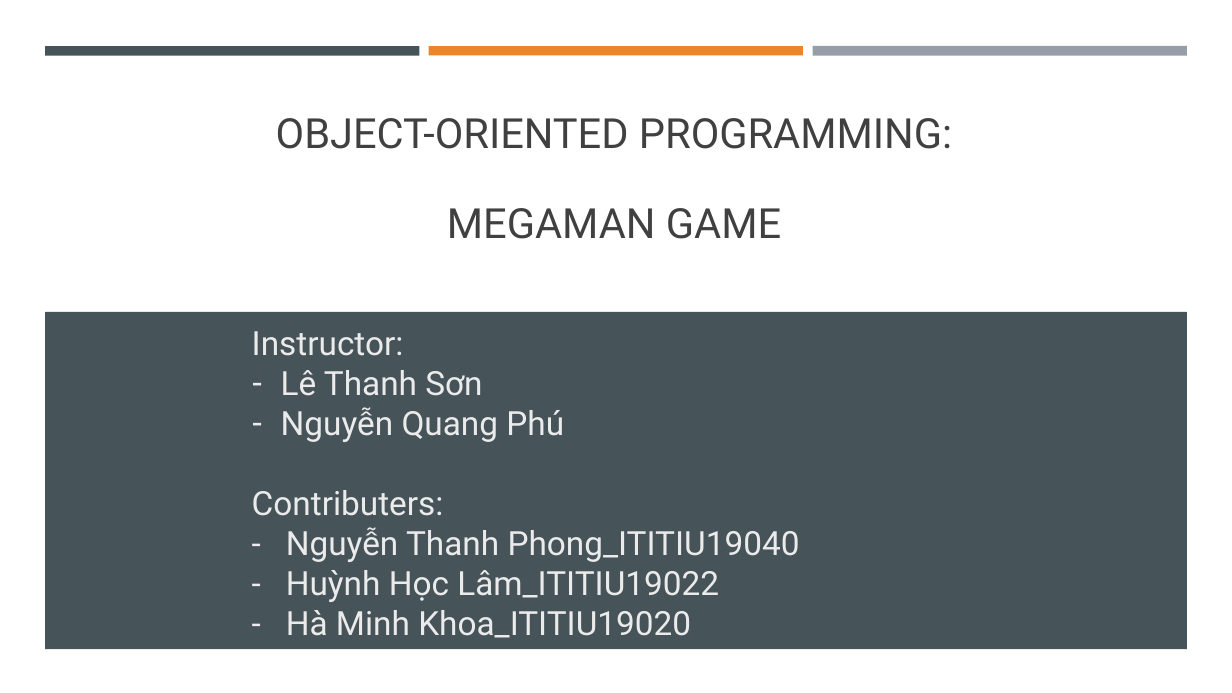
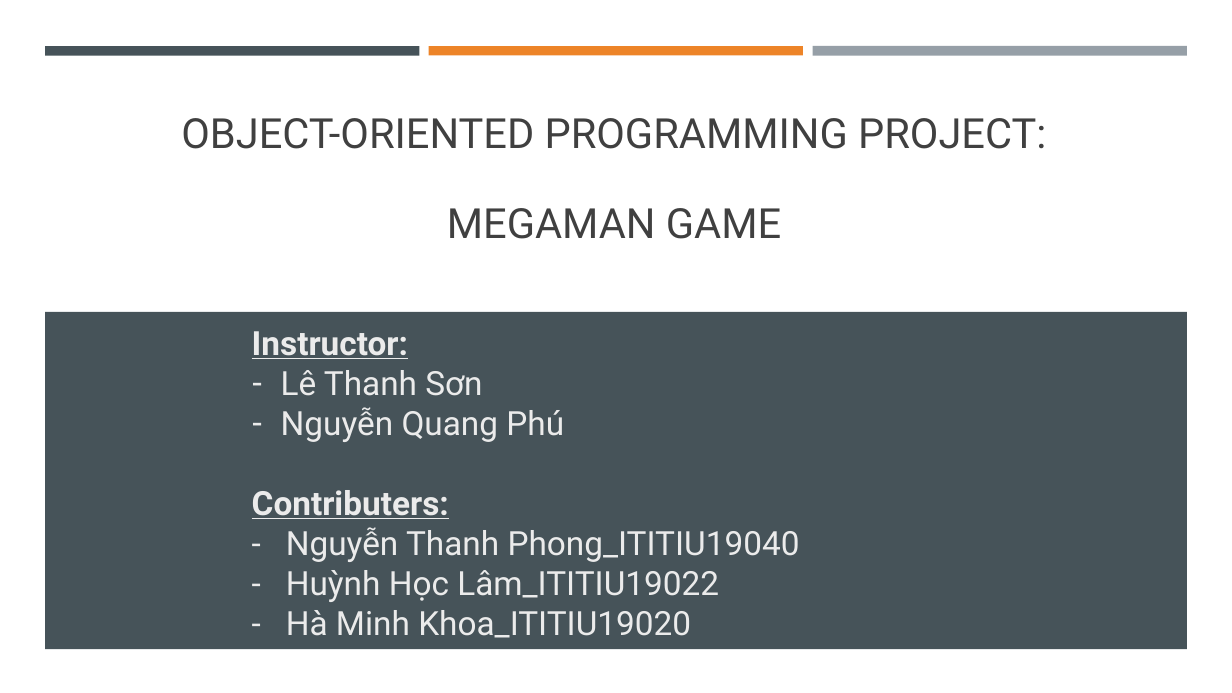
Before and after one commit to baryenmunich123/OOPProject, a slide deck: slide 1 of OOPProject_Presentation_Huỳnh_Học Lâm_Nguyễn Thanh Phong_Hà Minh Khoa.pptx. Drawn at 1232x693 pixels with LibreOffice and Linux fonts; fonts in the diff are those of the drawing. Boxes give left, top, right and bottom in pixels: in the first picture for what was removed or moved away, otherwise in the second. Text is boxed around its words. In the diff, an @@ line names an element or a change of style, - is before the commit and + after.

```diff
--- a/OOPProject_Presentation_Huỳnh_Học Lâm_Nguyễn Thanh Phong_Hà Minh Khoa.pptx
+++ b/OOPProject_Presentation_Huỳnh_Học Lâm_Nguyễn Thanh Phong_Hà Minh Khoa.pptx
@@ title at (x1=181, y1=118, x2=1046, y2=239): text changed @@
-OBJECT-ORIENTED PROGRAMMING:
-MEGAMAN GAME
+OBJECT-ORIENTED PROGRAMMING PROJECT:
+MEGAMAN GAME
@@ text at (x1=252, y1=331, x2=449, y2=519): bold on, underline on in "Instructor:", "Contributers:" @@
```
Also in this commit, not shown: 4 other slides changed, 8 other files.
